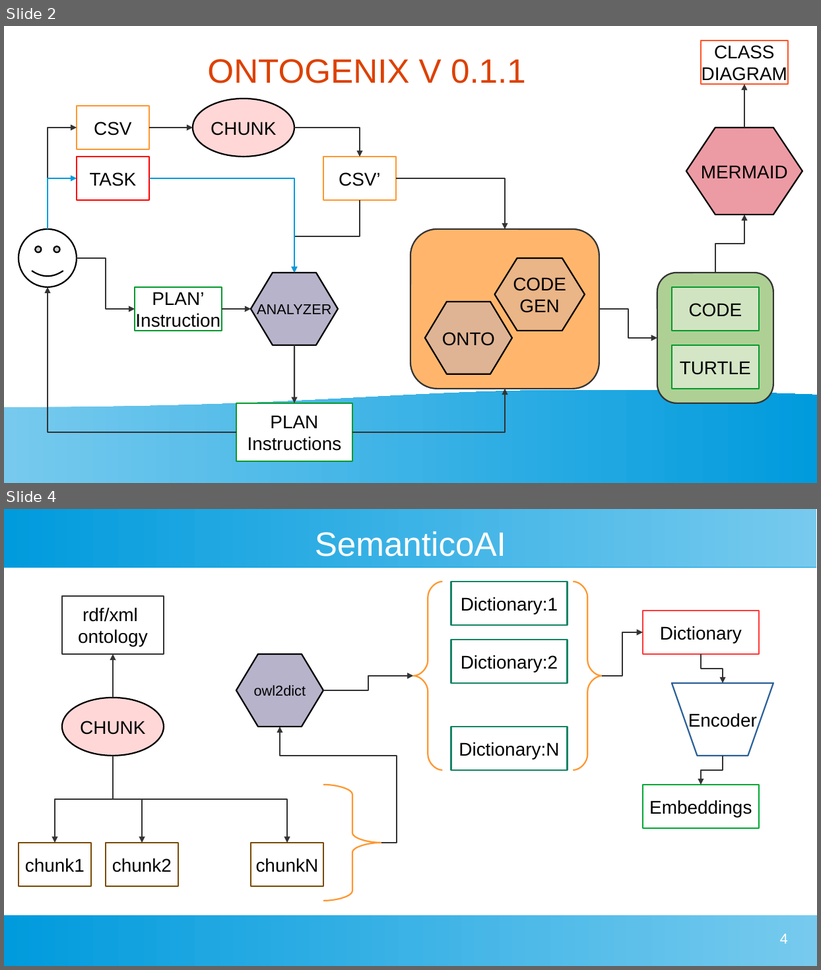
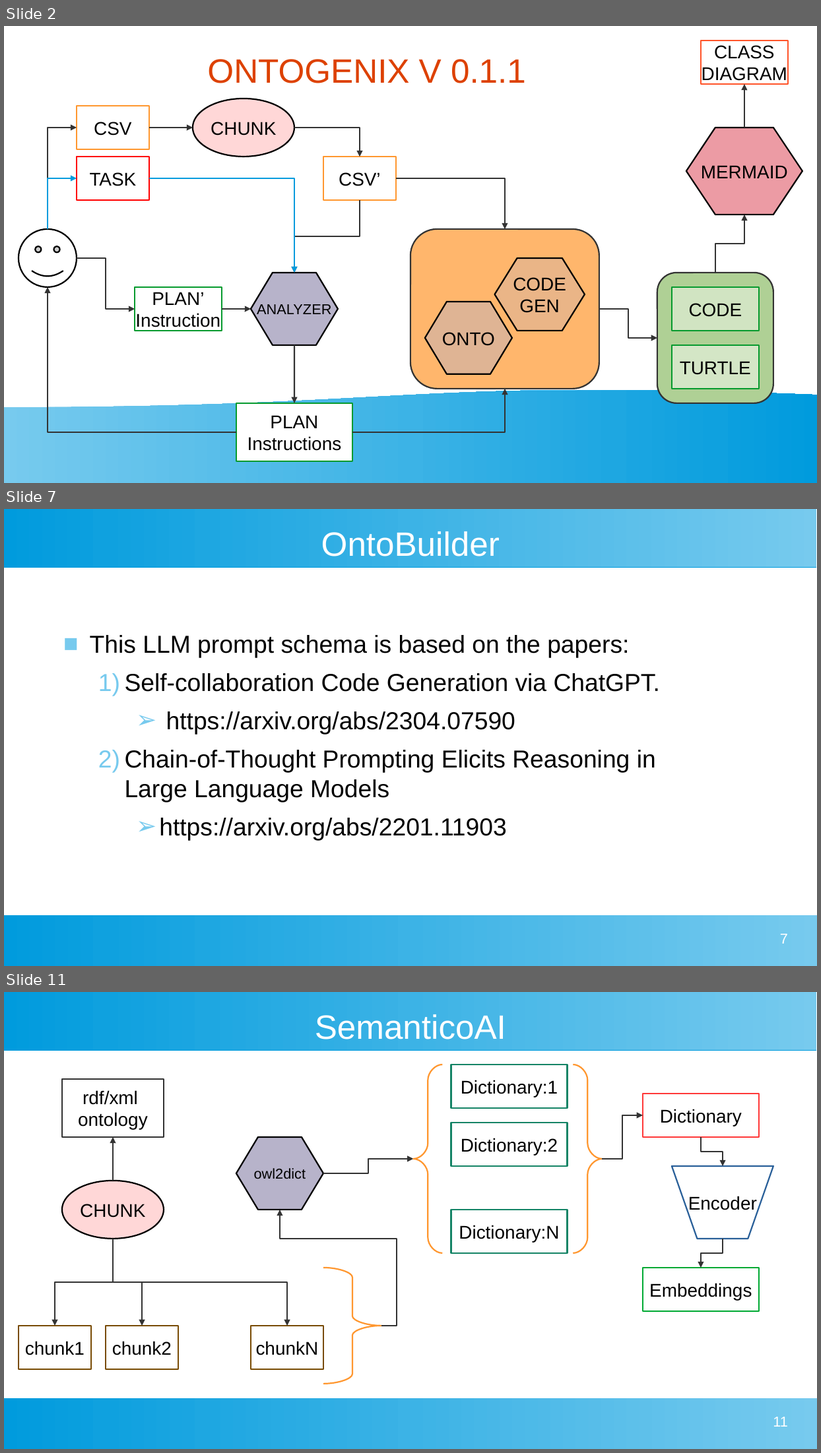
Before and after one commit to tecnomod-um/OntoGenix, a slide deck: IDEAS.odp. Shown one above the other, each under a label of ours: slides 2 and 4 before the commit, slides 2, 7 and 11 after it; the slides between them are not shown. The pictures are 821x970 and 821x1453 pixels, drawn with LibreOffice and Linux fonts; fonts in the diff are those of the drawing. Boxes give left, top, right and bottom in pixels: in the first picture for what was removed or moved away, otherwise in the second. Text is boxed around its words. In the diff, an @@ line names an element or a change of style, - is before the commit and + after.

```diff
--- a/IDEAS.odp
+++ b/IDEAS.odp
@@ slide 7 added at (4,509,817,966), background #FFFFFF; not listed: 2 template elements that a slide beside it also shows @@
@@ title added at (321,531,500,557), 33 pt, text #FFFFFF @@
+OntoBuilder
@@ text added at (90,635,660,840), 24 pt, text #000000 @@
+■ This LLM prompt schema is based on the papers:
+  1) Self-collaboration Code Generation via ChatGPT.
+    ➢ https://arxiv.org/abs/2304.07590
+  2) Chain-of-Thought Prompting Elicits Reasoning in Large Language Models
+    ➢ https://arxiv.org/abs/2201.11903
@@ page number added at (780,934,788,944), 14 pt, text #FFFFFF @@
+7
@@ what was slide 4 is now slide 11 @@
@@ page number at (773,1417,788,1427): text changed @@
-4
+11
```
Also in this commit, not shown: 1 slide changed, 6 other slides added, 3 other files.
